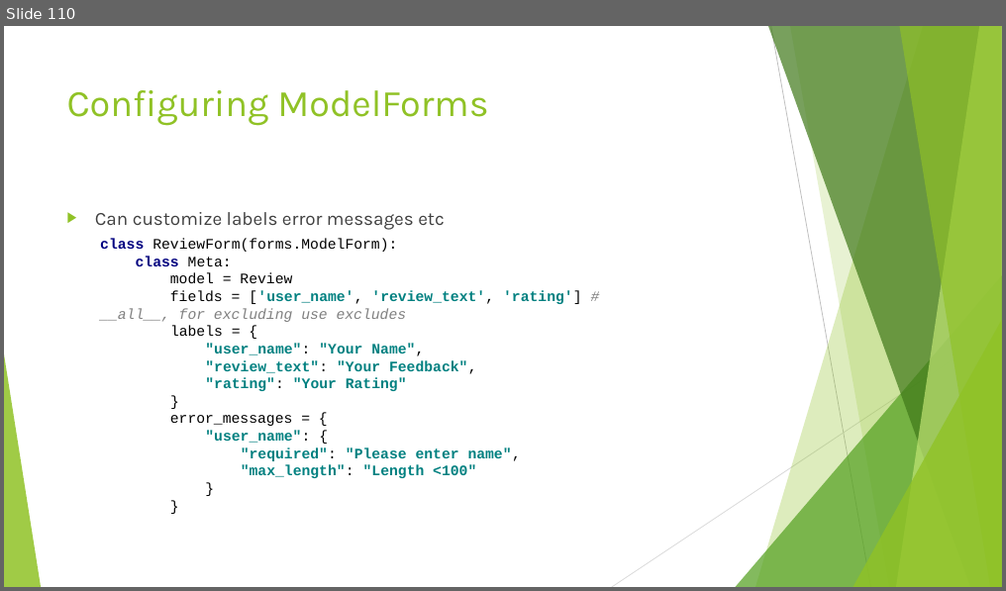
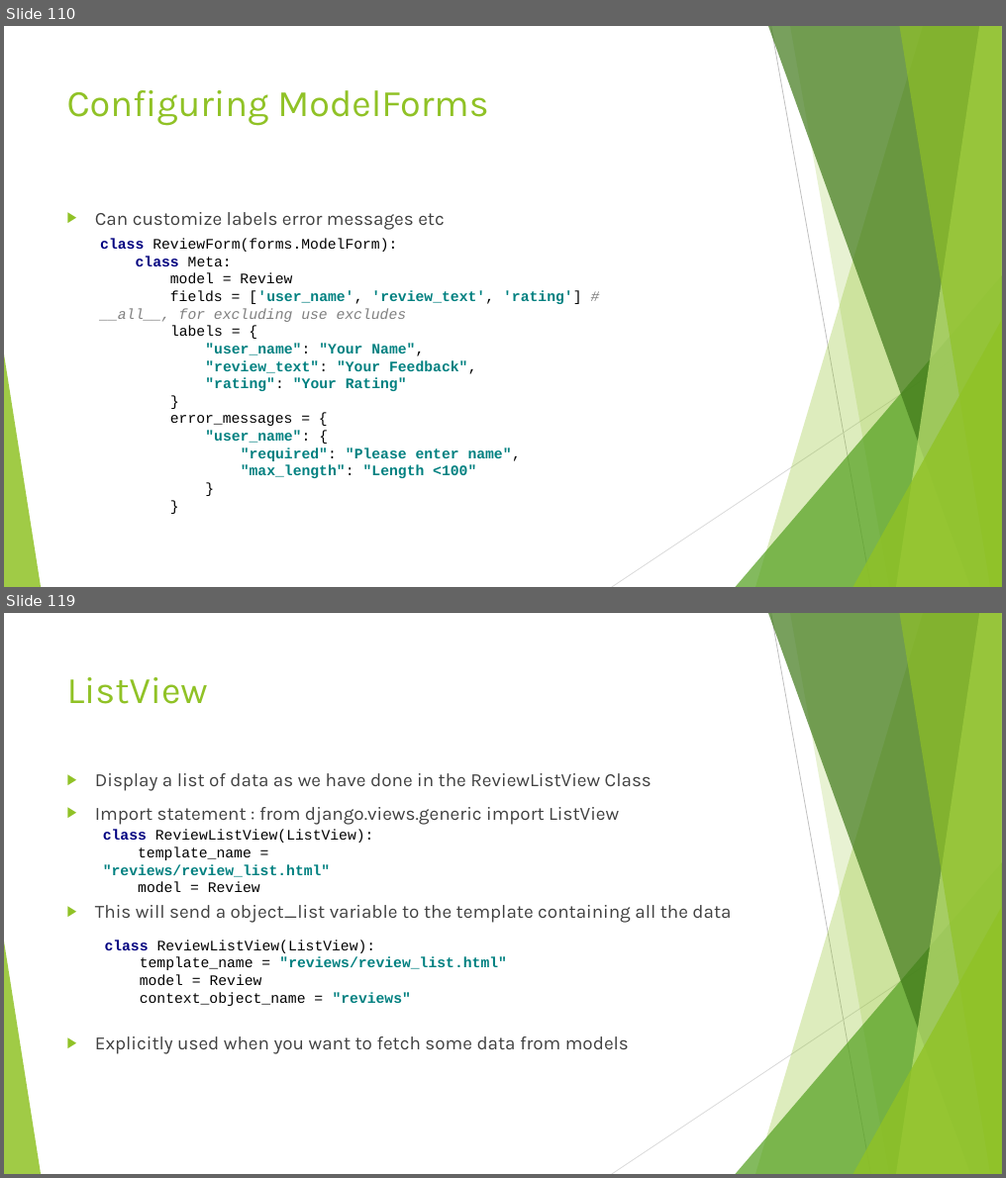
Before and after one commit to edyoda/PD-281220-Session-Code, a slide deck: Django EdYoda.pptx. Shown one above the other, each under a label of ours: slide 110 before the commit, slides 110 and 119 after it; the slides between them are not shown. The pictures are 1006x591 and 1006x1178 pixels, drawn with LibreOffice and Linux fonts; fonts in the diff are those of the drawing. Boxes give left, top, right and bottom in pixels: in the first picture for what was removed or moved away, otherwise in the second. Text is boxed around its words. In the diff, an @@ line names an element or a change of style, - is before the commit and + after.

Commit message:
Class based views

```diff
--- a/Django EdYoda.pptx
+++ b/Django EdYoda.pptx
@@ slide 119 added at box(4, 613, 1002, 1174), background #FFFFFF; not listed: 10 template elements that a slide beside it also shows @@
@@ title added at box(67, 677, 208, 704), 36 pt, text #90C226 @@
+ListView
@@ text added at box(95, 773, 731, 1055), 18 pt, text #404040 @@
+▶ Display a list of data as we have done in the ReviewListView Class
+▶ Import statement : from django.views.generic import ListView
+▶ This will send a object_list variable to the template containing all the data
+▶ Explicitly used when you want to fetch some data from models
@@ text added at box(103, 830, 374, 892), 14 pt, text #000000 @@
+class ReviewListView(ListView):
+template_name = "reviews/review_list.html"
+model = Review
@@ text added at box(105, 940, 507, 1006), 14 pt, text #000000 @@
+class ReviewListView(ListView):
+template_name = "reviews/review_list.html"
+model = Review
+context_object_name = "reviews"
```
Also in this commit, not shown: 8 slides changed, 12 other slides added, 23 other files.
